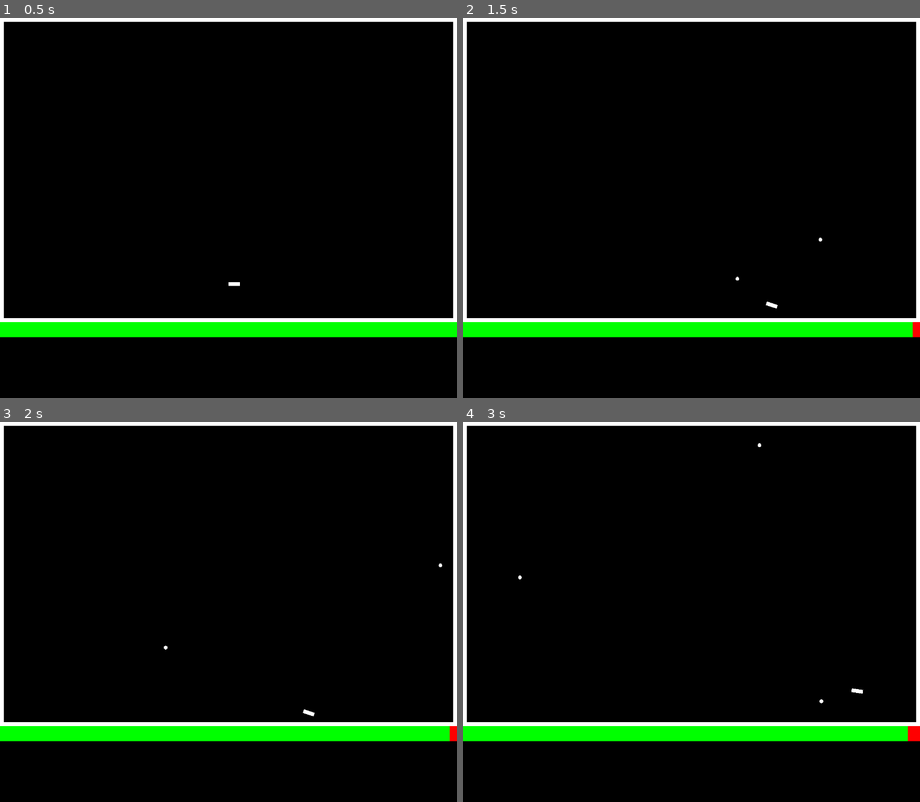
Above: before the commit, frames 1-4 (two rows, left to right).
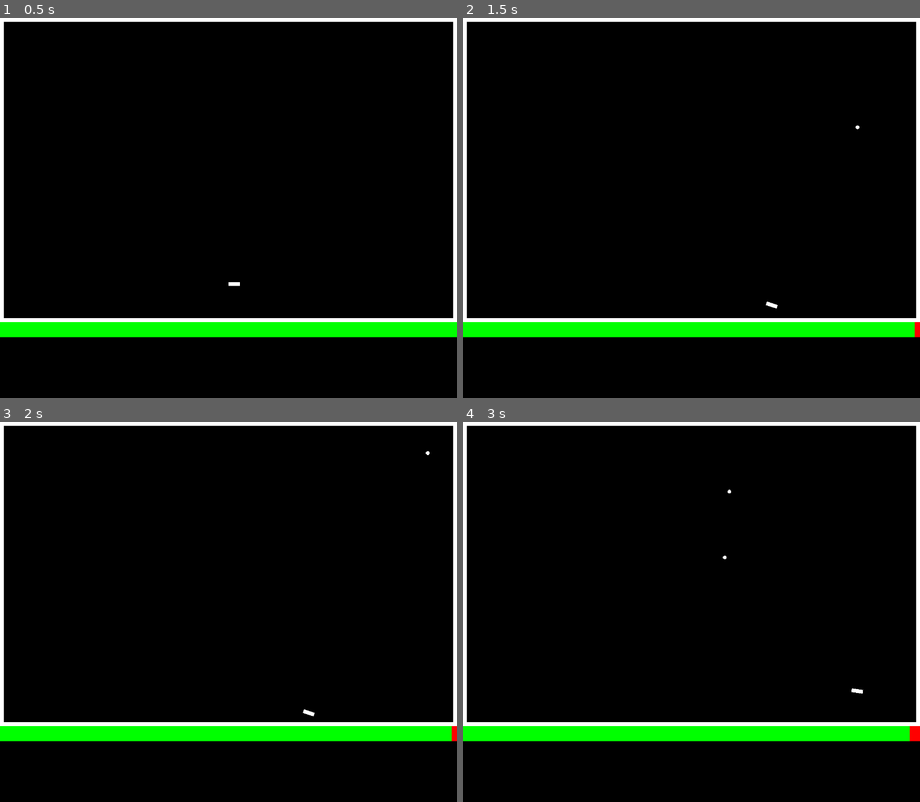
Above: after the commit, the same moments.

Repository: Christmas-Missionary/The-Last-Hexagon
Game: Godot game, scene res://src/main.tscn
Same seed, same stepped clock (60 frames per second), same inputs: the game is played once before the commit and once after it.
Inputs (mouse positions are in pixels of both pictures, inside the frame that each line leads up to):
- Up to frame 1 (0.5 s): no input
- Up to frame 2 (1.5 s): tap Enter at 0.5 s; move the mouse to (792, 189) at 0.52 s; press the mouse at (792, 189) at 0.53 s; hold Right (right) 0.53-1.28 s; tap Space (shoot, bound only before the commit) at 1.25, 1.35 s; move the mouse to (600, 227) at 1.27 s; release the mouse at (600, 227) at 1.28 s; hold Down (down) from 1.28 s (still down)
- Up to frame 3 (2 s): keep holding Down (down)
- Up to frame 4 (3 s): tap Enter at 2 s; move the mouse to (737, 528) at 2.02 s; release Down (down) at 2.03 s; press the mouse at (737, 528) at 2.03 s; hold Right (right) 2.03-2.78 s; move the mouse to (668, 688) at 2.77 s; release the mouse at (668, 688) at 2.78 s; hold Up (up) from 2.78 s (still down); tap Space (shoot, bound only before the commit) at 2.85 s

Frame 1 is identical in both runs. In frame 2, less than 0.1% of the frame differs, in the area x 59-99%, y 28-85%; in frame 3, less than 0.1%; in frame 4, less than 0.1%, in the area x 12-98%, y 5-85%.

Commit message:
space to left click to shoot

Diff:
--- a/project.godot
+++ b/project.godot
@@ -49,7 +49,7 @@
 }
 shoot={
 "deadzone": 0.5,
-"events": [Object(InputEventKey,"resource_local_to_scene":false,"resource_name":"","device":-1,"window_id":0,"alt_pressed":false,"shift_pressed":false,"ctrl_pressed":false,"meta_pressed":false,"pressed":false,"keycode":0,"physical_keycode":32,"key_label":0,"unicode":32,"location":0,"echo":false,"script":null)
+"events": [Object(InputEventMouseButton,"resource_local_to_scene":false,"resource_name":"","device":-1,"window_id":0,"alt_pressed":false,"shift_pressed":false,"ctrl_pressed":false,"meta_pressed":false,"button_mask":1,"position":Vector2(334, 24),"global_position":Vector2(353, 115),"factor":1.0,"button_index":1,"canceled":false,"pressed":true,"double_click":false,"script":null)
 ]
 }
 
